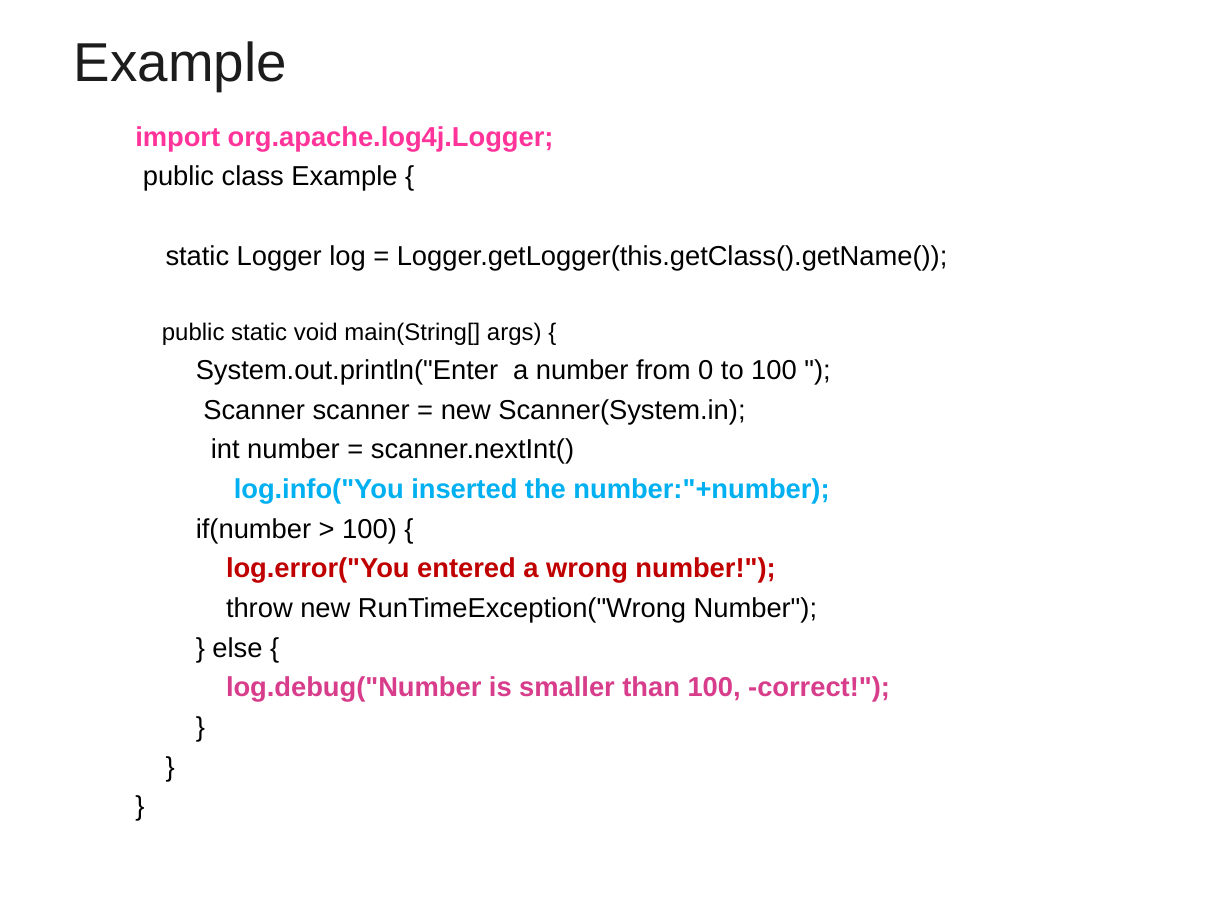
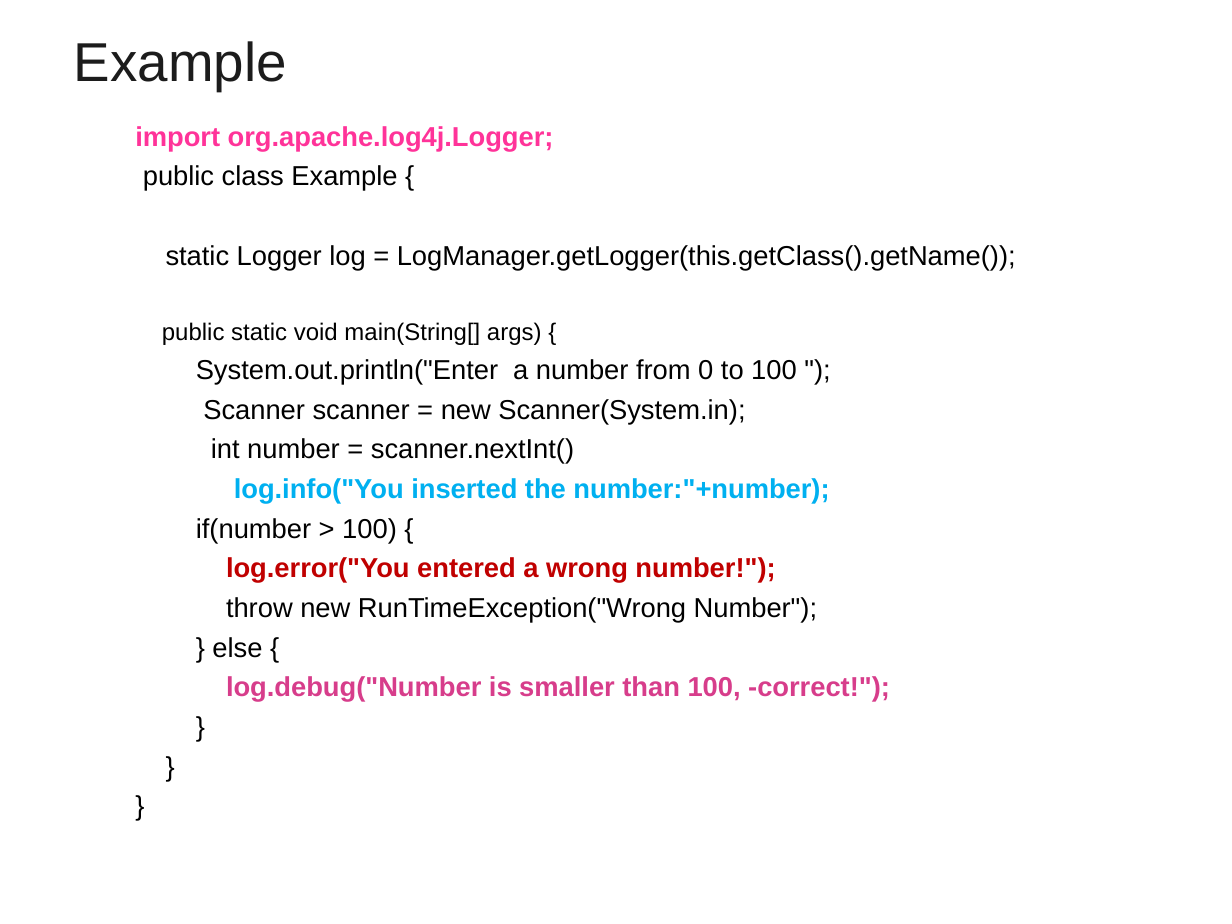
Before and after one commit to vatsank/freshers_sep_2022, a slide deck: slide 37 of Log4j.ppt (slide 36 before the commit). Drawn at 1232x924 pixels with LibreOffice and Linux fonts; fonts in the diff are those of the drawing; background and template pictures are left out. Boxes give left, top, right and bottom in pixels: in the first picture for what was removed or moved away, otherwise in the second. Text is boxed around its words. In the diff, an @@ line names an element or a change of style, - is before the commit and + after.

```diff
--- a/Log4j.ppt
+++ b/Log4j.ppt
@@ text at bbox=[166, 245, 1016, 271]: text changed @@
-  static Logger log = Logger.getLogger(this.getClass().getName());
+  static Logger log = LogManager.getLogger(this.getClass().getName());
```
Also in this commit, not shown: 6 other slides changed, 5 slides added, 2 slides removed.
